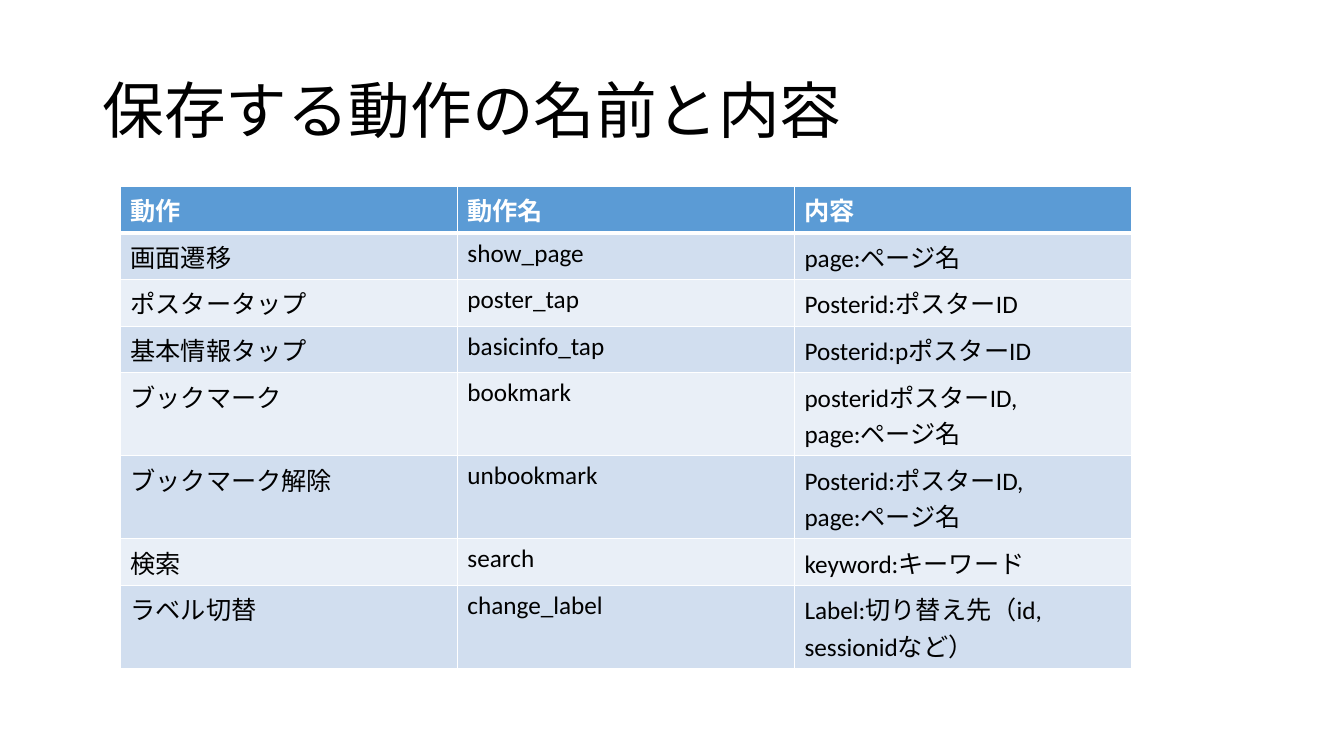
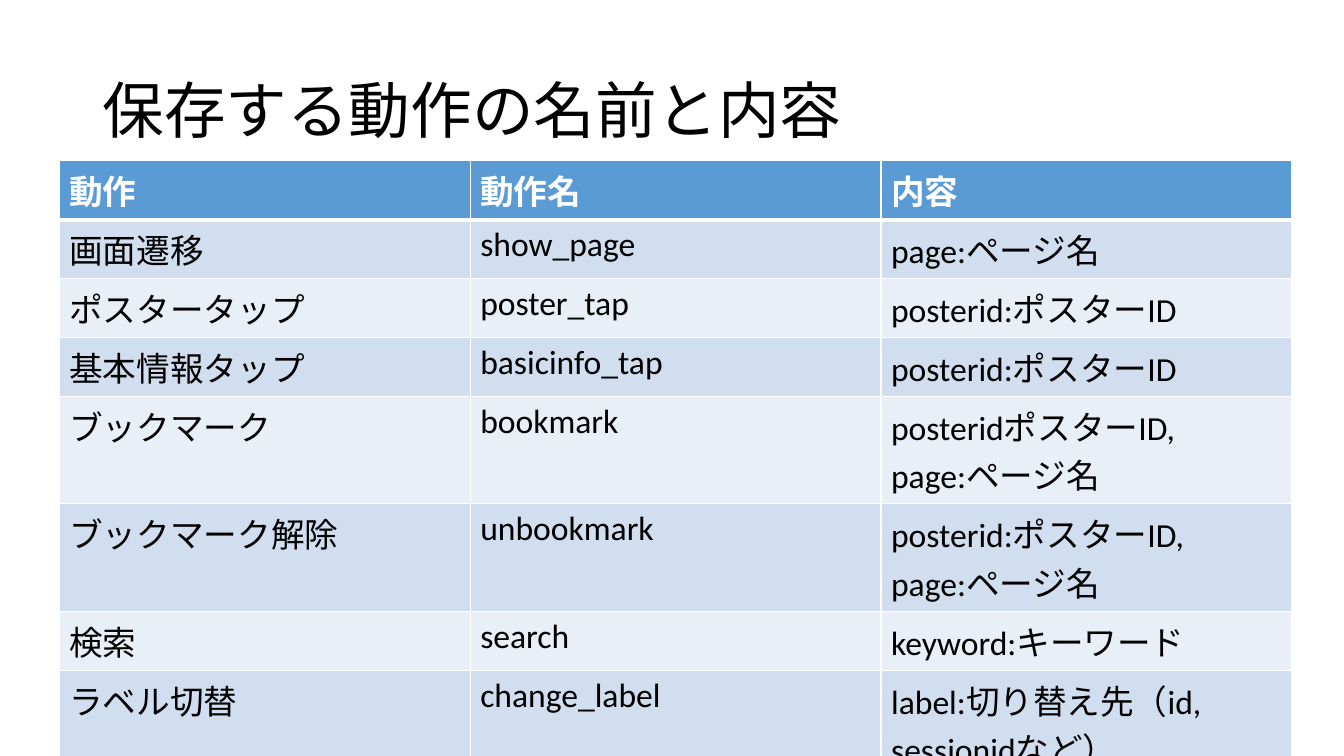
Before and after one commit to Tsukuba-SAY/documents, a slide deck: slide 3 of 利用ログの形式.pptx. Drawn at 1344x756 pixels with LibreOffice and Linux fonts; fonts in the diff are those of the drawing. Boxes give left, top, right and bottom in pixels: in the first picture for what was removed or moved away, otherwise in the second. Text is boxed around its words. In the diff, an @@ line names an element or a change of style, - is before the commit and + after.

```diff
--- a/利用ログの形式.pptx
+++ b/利用ログの形式.pptx
@@ table at [59, 161, 1294, 732] @@
-row 3, column 3: Posterid:ポスターID
+row 3, column 3: posterid:ポスターID
-row 4, column 3: Posterid:pポスターID
+row 4, column 3: posterid:ポスターID
-row 6, column 3: Posterid:ポスターID, / page:ページ名
+row 6, column 3: posterid:ポスターID, / page:ページ名
-row 8, column 3: Label:切り替え先（id, sessionidなど）
+row 8, column 3: label:切り替え先（id, sessionidなど）
@@ size 18 to 24 pt in "動作", "動作名", "内容", "画面遷移" and 17 more places @@
@@ table: place and size @@
-table at [120, 187, 1130, 663]
+table at [59, 161, 1294, 732]
```
Also in this commit, not shown: 4 other slides changed, 1 slide added, 1 slide removed.
